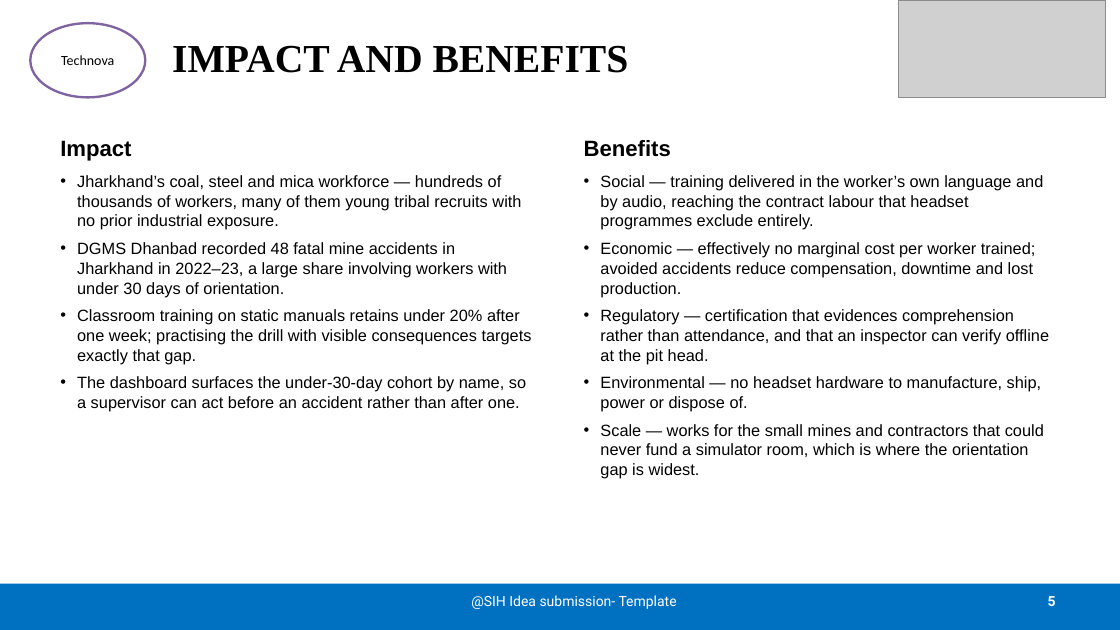
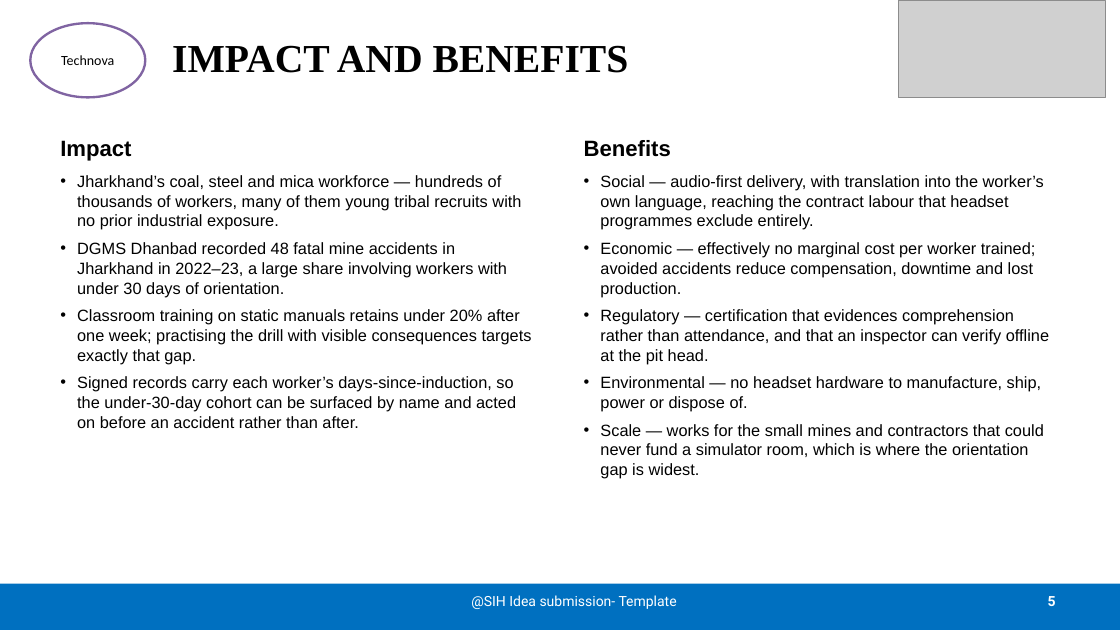
Before and after one commit to Sreevaishnavi-t/surakshaAr, a slide deck: slide 5 of docs/SurakshaAR-SIH2026-Idea.pptx. Drawn at 1120x630 pixels with LibreOffice and Linux fonts; fonts in the diff are those of the drawing; grey boxes stand for pictures. Boxes give left, top, right and bottom in pixels: in the first picture for what was removed or moved away, otherwise in the second. Text is boxed around its words. In the diff, an @@ line names an element or a change of style, - is before the commit and + after.

```diff
--- a/docs/SurakshaAR-SIH2026-Idea.pptx
+++ b/docs/SurakshaAR-SIH2026-Idea.pptx
@@ text at (600,175,1044,230): text changed @@
-• Social — training delivered in the worker’s own language and by audio, reaching the contract labour that headset programmes exclude entirely.
+• Social — audio-first delivery, with translation into the worker’s own language, reaching the contract labour that headset programmes exclude entirely.
@@ text at (77,376,516,428): text changed @@
-• The dashboard surfaces the under-30-day cohort by name, so a supervisor can act before an accident rather than after one.
+• Signed records carry each worker’s days-since-induction, so the under-30-day cohort can be surfaced by name and acted on before an accident rather than after.
```
Also in this commit, not shown: 3 other slides changed, 6 other files.
